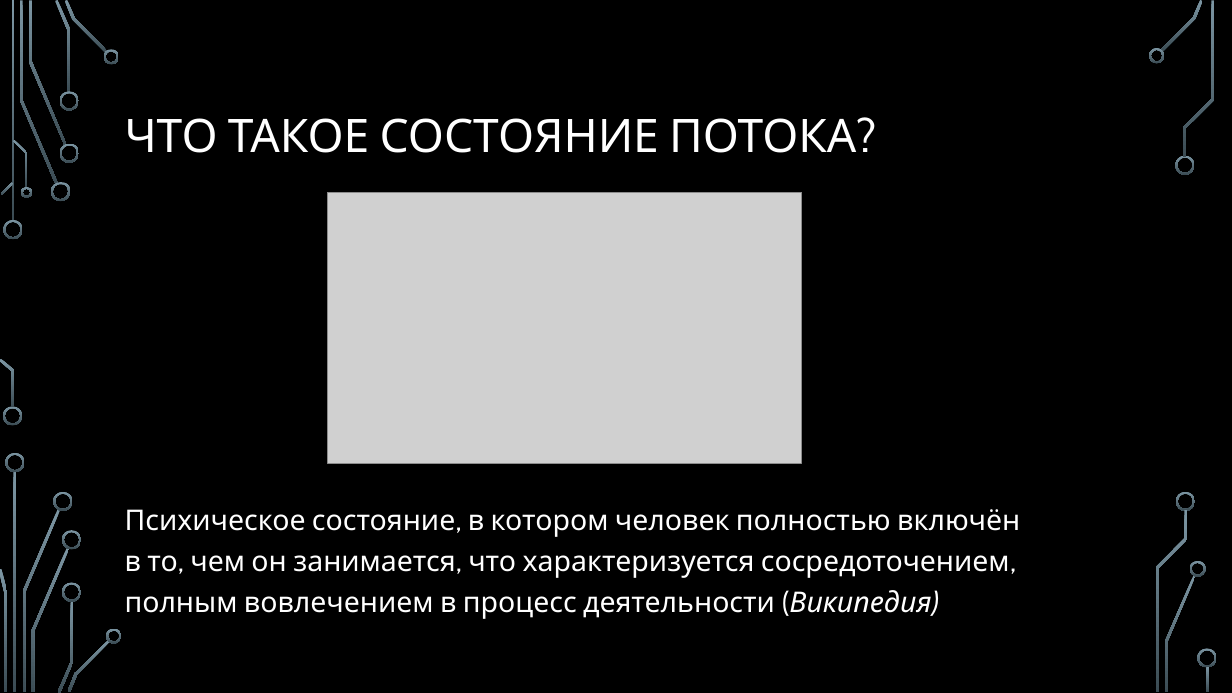
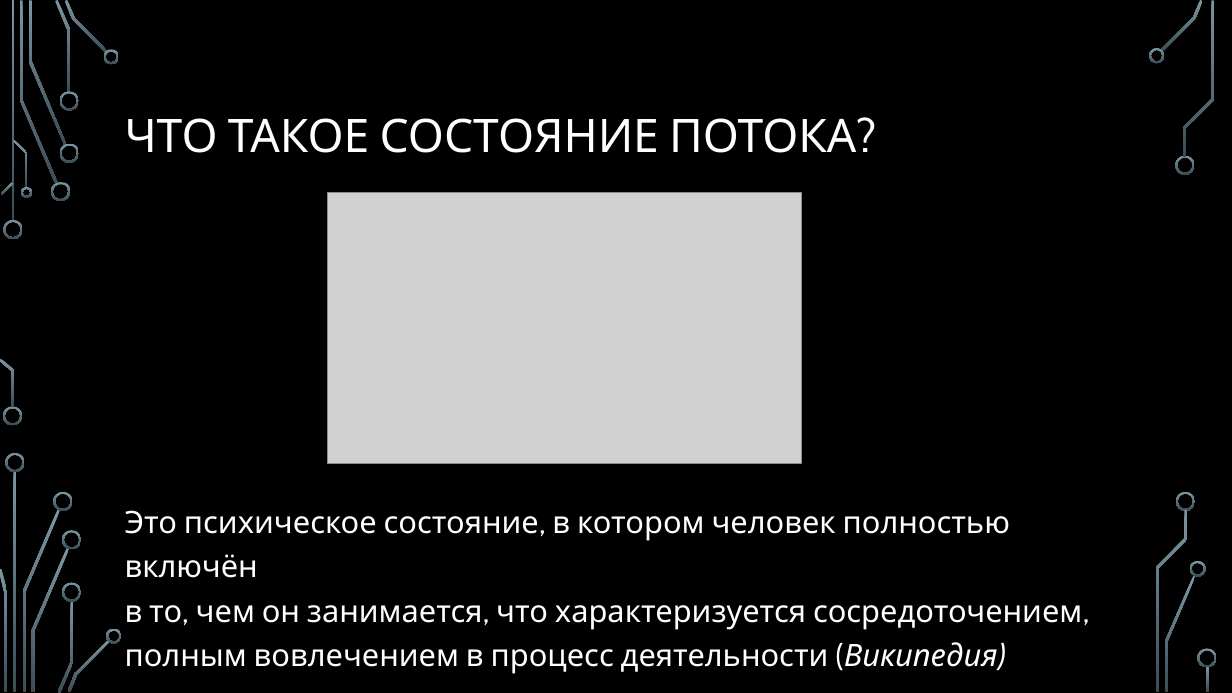
Before and after one commit to sergeyryskulov/Presentations, a slide deck: slide 2 of 09. Среда разработки/Среда разработки.pptx. Drawn at 1232x693 pixels with LibreOffice and Linux fonts; fonts in the diff are those of the drawing; grey boxes stand for pictures; background and template pictures are left out. Boxes give left, top, right and bottom in pixels: in the first picture for what was removed or moved away, otherwise in the second. Text is boxed around its words. In the diff, an @@ line names an element or a change of style, - is before the commit and + after.

```diff
--- a/09. Среда разработки/Среда разработки.pptx
+++ b/09. Среда разработки/Среда разработки.pptx
@@ text at <box>125,510,1082,671</box>: text changed; size 22.2 to 24 pt @@
-Психическое состояние, в котором человек полностью включён
-в то, чем он занимается, что характеризуется сосредоточением, полным вовлечением в процесс деятельности (Википедия)
+Это психическое состояние, в котором человек полностью включён
+в то, чем он занимается, что характеризуется сосредоточением, полным вовлечением в процесс деятельности (Википедия)
```
Also in this commit, not shown: 4 other slides changed, 3 slides added.
